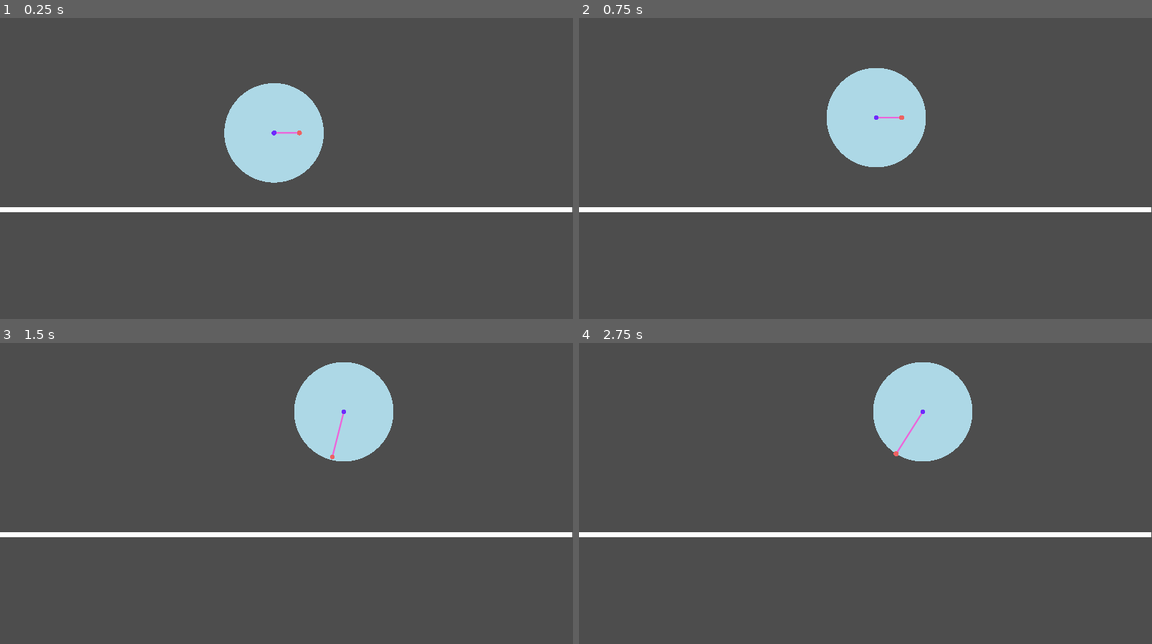
Above: before the commit, frames 1-4 (two rows, left to right).
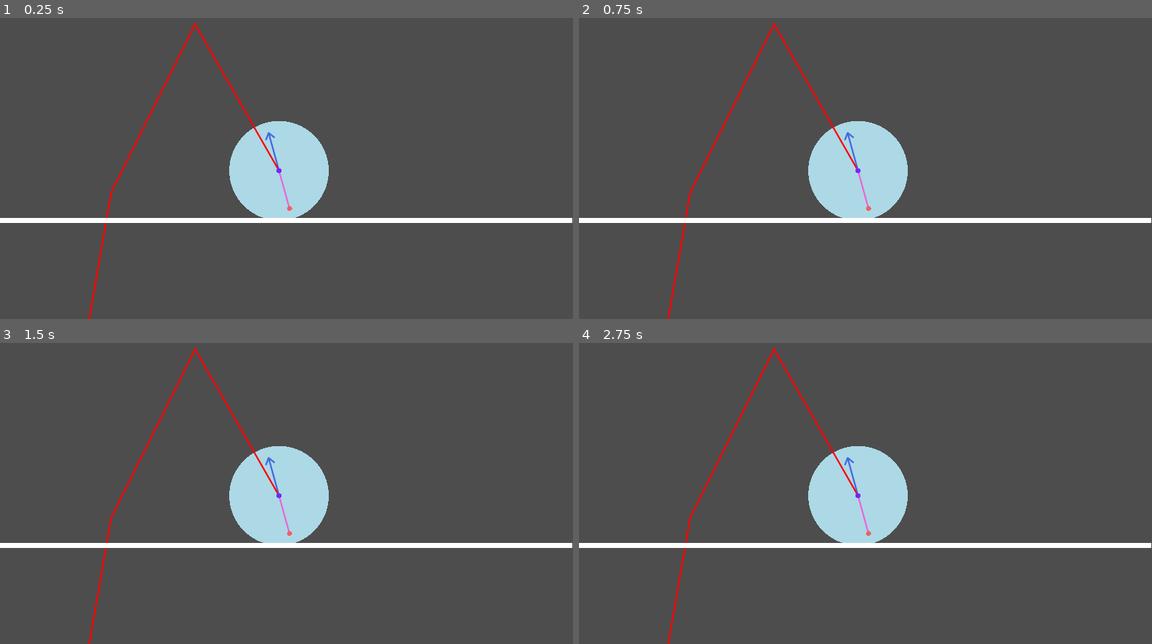
Above: after the commit, the same moments.

Repository: sihlecodes/projectile-motion-simulation
Game: Godot game, scene res://Main.tscn
Same seed, same stepped clock (60 frames per second), same inputs: the game is played once before the commit and once after it.
Inputs (mouse positions are in pixels of both pictures, inside the frame that each line leads up to):
- Up to frame 1 (0.25 s): no input
- Up to frame 2 (0.75 s): tap Enter at 0.5 s; drag from (854, 132) to (922, 87) at 0.52 s
- Up to frame 3 (1.5 s): tap Space at 1.25 s; drag from (366, 412) to (257, 547) at 1.27 s
- Up to frame 4 (2.75 s): tap Enter at 2 s; move the mouse to (922, 412) at 2.02 s; click (922, 412) at 2.17 s

The runs differ from the first frame. In frame 1, 8.1% of the frame differs, in the area x 0-100%, y 1-100%; in frame 2, 9.8%; in frame 3, 13%; in frame 4, 13%.

Commit message:
Draws initial velocity vector
Also added trajectory drawing, but it's a bit buggy

Diff:
--- a/Launcher.gd
+++ b/Launcher.gd
@@ -7,6 +7,10 @@
 @export var range_color: Color = Color.LIGHT_BLUE
 
 const GRAVITY: float = 9.8
+const VECTOR_LINE_WIDTH = 2
+const VECOTR_HEAD_LENGTH = 15
+
+@export var draw_steps = 5
 
 func get_initial_velocity_from(positioner: Positioner) -> Vector2:
 	return global_position - positioner.global_position
@@ -14,8 +18,32 @@
 func get_velocity_at(x: float, initial_velocity := Vector2.ZERO) -> Vector2:
 	return Vector2(initial_velocity.x, initial_velocity.y + GRAVITY * x)
 
-func get_position_at(x: float, initial_velocity: Vector2) -> Vector2:
-	return Vector2(initial_velocity.x, 0.5 * (initial_velocity + get_velocity_at(x, initial_velocity)).y * x)
+func get_height_at(x: float, initial_velocity: Vector2) -> float:
+	return get_velocity_at(x, initial_velocity).y * x - GRAVITY * x * x / 2
+
+func get_distance_at(x: float, start_distance: float, velocity: Vector2) -> float:
+	return start_distance + x * velocity.x
+
+func get_travel_time(start_height: float, end_height: float, initial_velocity: Vector2) -> float:
+	var height = start_height - end_height
+	var half_acceleration = GRAVITY / 2
+
+	# solve for time using the quadratic formula
+	var time = (-initial_velocity.y + sqrt(pow(initial_velocity.y, 2) - 4 * (GRAVITY/2) * height)) /2 * (GRAVITY/2)
+	return time
+
+func draw_vector(vector: Vector2, color: Color):
+	draw_set_transform(Vector2.ZERO, vector.angle())
+
+	var line_end = Vector2.RIGHT * vector.length()
+	# draw body line
+	draw_line(Vector2(), line_end, color, VECTOR_LINE_WIDTH, true)
+
+	# draw arrow head lines
+	draw_line(line_end, line_end - (Vector2.RIGHT * VECOTR_HEAD_LENGTH).rotated(PI/5), color, VECTOR_LINE_WIDTH, true)
+	draw_line(line_end, line_end - (Vector2.RIGHT * VECOTR_HEAD_LENGTH).rotated(-PI/5), color, VECTOR_LINE_WIDTH, true)
+
+	draw_set_transform(Vector2.ZERO)
 
 func _ready() -> void:
 	super._ready()
@@ -26,8 +54,8 @@
 			print("Angle: %s" % rad_to_deg(get_initial_velocity_from(child).angle()))
 			print("Child angle: %s" % rad_to_deg(child.global_position.angle_to(global_position)))
 
-func _process(_delta: float) -> void:
-	super._process(_delta)
+func _process(delta: float) -> void:
+	super._process(delta)
 	position.y = clamp(position.y, 0, $"../Ground".position.y - radius * 2)
 
 func _draw():
@@ -36,6 +64,27 @@
 	for child in get_children():
 		if child is Positioner:
 #			print("Angle: %s" % rad_to_deg(get_initial_velocity_from(child).angle_to(Vector2.LEFT)))
+
+			var initial_velocity = get_initial_velocity_from(child)
+
 			draw_line(Vector2(), child.position, child.connector_color, 2, true)
+			draw_vector(initial_velocity, Color.ROYAL_BLUE)
+
+			var start_position = position
+			var end_position = $"../Ground".position
+
+			var time = get_travel_time(start_position.y, end_position.y, initial_velocity)
+
+			var points: Array[Vector2] = []
+
+#			initial_velocity = initial_velocity.normalized()
+
+			for step in range(draw_steps):
+				var time_per_step = time / draw_steps
+				var current_time = step * time_per_step
+
+				points.append(Vector2(get_distance_at(current_time, 0, initial_velocity), get_height_at(current_time, initial_velocity)))
+
+			draw_polyline(points, Color.RED, 2, true)
 
 	super._draw()
--- a/Main.tscn
+++ b/Main.tscn
@@ -8,19 +8,20 @@
 [node name="Main" type="Node"]
 
 [node name="Launcher" parent="." instance=ExtResource("2_qrun5")]
-position = Vector2(551, 274)
+position = Vector2(561, 350)
 script = ExtResource("1_4y0x0")
 range_radius = 100.0
 range_color = Color(0.678431, 0.847059, 0.901961, 1)
+draw_steps = 50
 color = Color(0.431373, 0.168627, 0.988235, 1)
 
 [node name="Positioner" parent="Launcher" instance=ExtResource("2_qrun5")]
-position = Vector2(51, 0)
+position = Vector2(21, 76)
 script = ExtResource("2_p10c2")
 connector_color = Color(0.929412, 0.392157, 0.85098, 1)
 color = Color(0.929412, 0.384314, 0.384314, 1)
 
 [node name="Ground" type="Line2D" parent="."]
-position = Vector2(-1, 309)
-points = PackedVector2Array(0, 120, 1152, 120)
+position = Vector2(-1, 450)
+points = PackedVector2Array(0, 0, 1152, 0)
 script = ExtResource("3_fe7y5")
